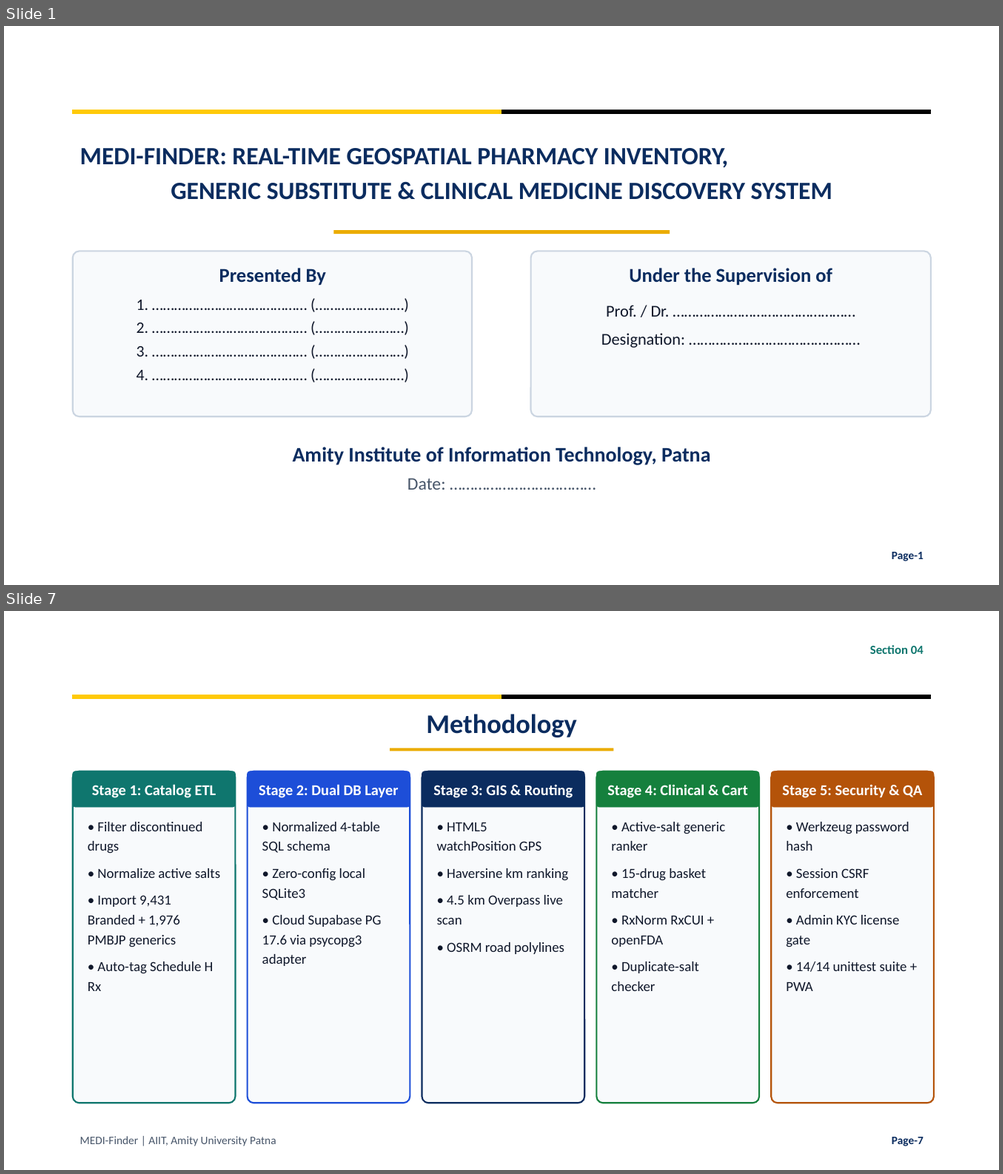
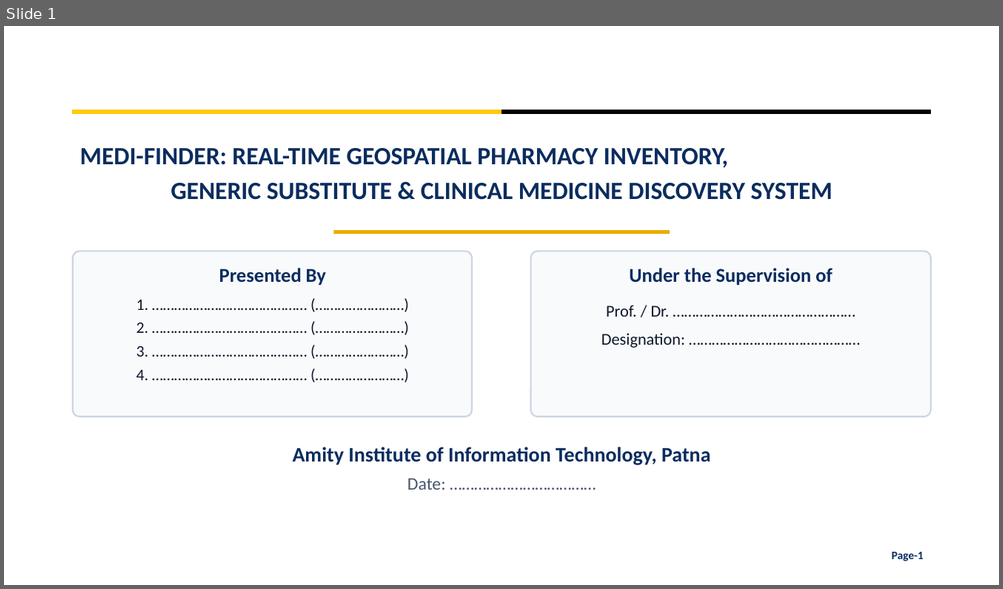
Before and after one commit to krsidhantaryan-ux/MEDI-Finder, a slide deck: MEDI_Finder_Presentation.pptx. Shown one above the other, each under a label of ours: slides 1 and 7 before the commit, slide 1 after it; the slides between them are not shown. The pictures are 1003x1174 and 1003x589 pixels, drawn with LibreOffice and Linux fonts; fonts in the diff are those of the drawing; background and template pictures are left out. Boxes give left, top, right and bottom in pixels: in the first picture for what was removed or moved away, otherwise in the second. Text is boxed around its words. In the diff, an @@ line names an element or a change of style, - is before the commit and + after.

Commit message:
Condense MEDI-Finder presentation to 10 slides for 5-7 min defense

```diff
--- a/MEDI_Finder_Presentation.pptx
+++ b/MEDI_Finder_Presentation.pptx
@@ slide 7 removed at box(4, 611, 999, 1170), background #FFFFFF; not listed: 2 template elements that a slide beside it also shows @@
@@ text removed at box(870, 645, 923, 654) @@
-Section 04
@@ text removed at box(426, 714, 577, 738) @@
-Methodology
@@ rectangle removed at box(390, 749, 614, 752) @@
@@ rounded rectangle removed at box(73, 772, 236, 1103) @@
@@ rounded rectangle removed at box(73, 772, 236, 807) @@
-Stage 1: Catalog ETL
@@ rounded rectangle removed at box(247, 772, 410, 1103) @@
@@ rounded rectangle removed at box(247, 772, 410, 807) @@
-Stage 2: Dual DB Layer
@@ rounded rectangle removed at box(422, 772, 584, 1103) @@
@@ rounded rectangle removed at box(422, 772, 584, 807) @@
-Stage 3: GIS & Routing
@@ rounded rectangle removed at box(597, 772, 759, 1103) @@
@@ rounded rectangle removed at box(597, 772, 759, 807) @@
-Stage 4: Clinical & Cart
@@ rounded rectangle removed at box(771, 772, 933, 1103) @@
@@ rounded rectangle removed at box(771, 772, 933, 807) @@
-Stage 5: Security & QA
@@ text removed at box(88, 822, 220, 991) @@
-• Filter discontinued drugs
-• Normalize active salts
-• Import 9,431 Branded + 1,976 PMBJP generics
-• Auto-tag Schedule H Rx
@@ text removed at box(262, 822, 381, 966) @@
-• Normalized 4-table SQL schema
-• Zero-config local SQLite3
-• Cloud Supabase PG 17.6 via psycopg3 adapter
@@ text removed at box(437, 823, 569, 954) @@
-• HTML5 watchPosition GPS
-• Haversine km ranking
-• 4.5 km Overpass live scan
-• OSRM road polylines
@@ text removed at box(611, 822, 725, 991) @@
-• Active-salt generic ranker
-• 15-drug basket matcher
-• RxNorm RxCUI + openFDA
-• Duplicate-salt checker
@@ text removed at box(785, 822, 909, 991) @@
-• Werkzeug password hash
-• Session CSRF enforcement
-• Admin KYC license gate
-• 14/14 unittest suite + PWA
@@ text removed at box(80, 1136, 276, 1147) @@
-MEDI-Finder | AIIT, Amity University Patna
@@ text removed at box(891, 1137, 923, 1147) @@
-Page-7
```
Also in this commit, not shown: 6 slides changed, 3 slides added, 10 other slides removed.
